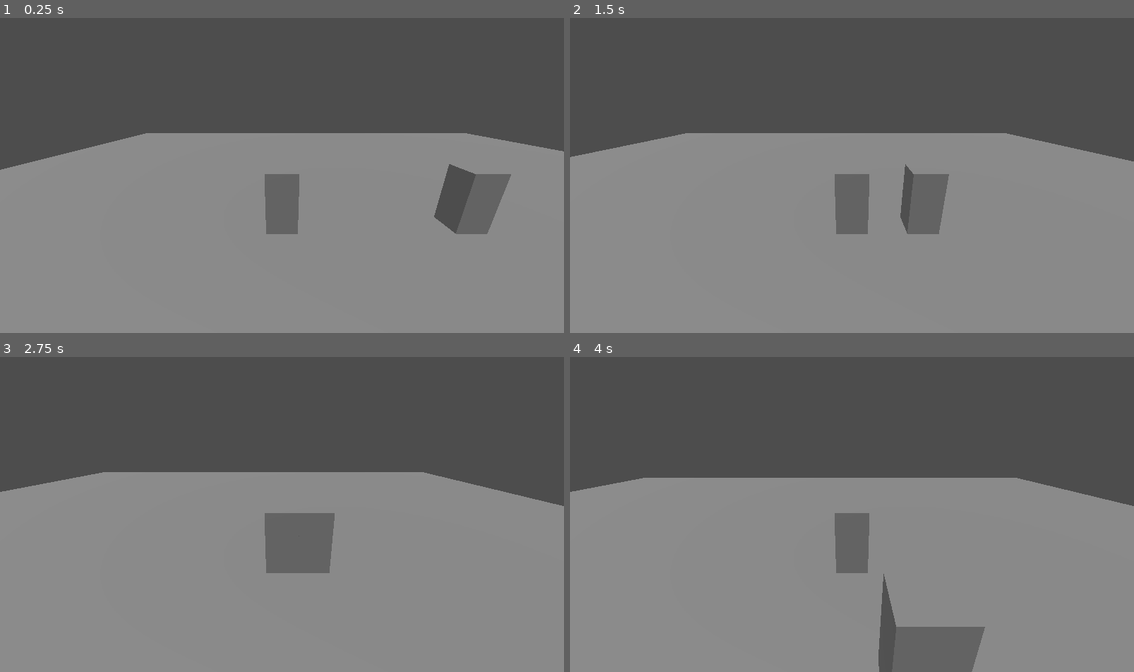
Above: before the commit, frames 1-4 (two rows, left to right).
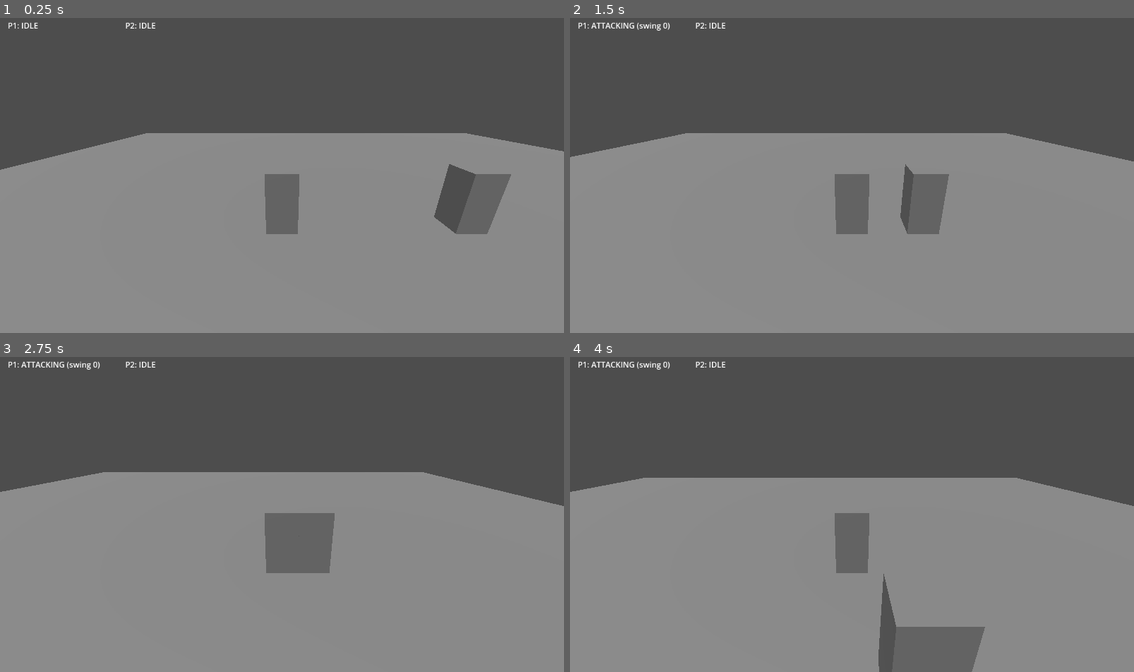
Above: after the commit, the same moments.

Repository: matkokrnic/cardsouls
Game: Godot game, scene res://src/main/main.tscn
Same seed, same stepped clock (60 frames per second), same inputs: the game is played once before the commit and once after it.
Inputs:
- Up to frame 1 (0.25 s): no input
- Up to frame 2 (1.5 s): tap Enter at 0.5 s; hold D (p1_move_right) 0.53-1.28 s; tap J (p1_attack) at 0.6, 1.35 s
- Up to frame 3 (2.75 s): tap Space at 2 s; hold D (p1_move_right) from 2.03 s (still down); tap Right (p2_move_right) at 2.1 s; tap J (p1_attack) at 2.3 s
- Up to frame 4 (4 s): tap Enter at 2.75 s; release D (p1_move_right) at 2.78 s; hold W (p1_move_up) 2.78-3.53 s; tap J (p1_attack) at 2.85, 3.6 s

The runs differ from the first frame. In frame 1, 0.1% of the frame differs, in the area x 1-28%, y 1-4%; in frame 2, 0.2%, in the area x 1-28%, y 1-5%; in frame 3, 0.2%; in frame 4, 0.2%.

Commit message:
1-3c: debug state overlay via the seam (first consumer, slot guard)
DebugStateOverlay (CanvasLayer, labels built in code, no scene edit) fed
EXCLUSIVELY by connect_hero_action_state_changed — per-slot callbacks, no
MatchState handle, no polling, no runner privates. State names decoded
from the HeroState.ActionState enum (no parallel string table); swing
counter derived purely from (previous, current): increment on the
ATTACKING -> ATTACKING chain self-transition, reset on any exit. The
Invariant.check slot guard (0 or 1, not a bare assert — X1) retires the
decision-log first-consumer obligation; before it, any slot != 0
silently mapped to p2. Live test test_debug_overlay observes ONLY
Label.text and derives press timing from the authored .tres via
BalanceTicks, so tuning reschedules instead of breaking it. Zero
src/state/ edits; test_determinism.gd untouched, golden unmoved.
FENCE: E2 builds the real HUD and consumes the seam — this overlay is
throwaway.

Co-Authored-By: Claude Fable 5 <noreply@anthropic.com>

Diff:
--- /dev/null
+++ b/src/main/debug_state_overlay.gd
@@ -0,0 +1,56 @@
+class_name DebugStateOverlay
+extends CanvasLayer
+
+## Story 1-3c: on-screen debug overlay showing each hero's current action state, fed
+## EXCLUSIVELY by the runner-wired action_state_changed seam (the D5 queued channel).
+## Everything displayed is derived from the signal's (previous, current) arguments alone —
+## no MatchState handle, no polling, no runner privates, no Input reads.
+##
+## FENCE (story 1-3c): E2 builds the real HUD. This overlay is a THROWAWAY debug tool and
+## may be deleted or replaced then — E2 stories must consume the seam
+## (match_runner.connect_hero_action_state_changed), never copy these internals.
+
+const _SLOT_COUNT := 2
+
+var _labels: Array[Label] = []
+## 0-based swing index per slot, derived purely from the transition stream: increments on
+## the ATTACKING -> ATTACKING self-transition, resets on any exit from ATTACKING. Mirrors
+## the chain_index contract (1-3) without ever reading it.
+var _swings: Array[int] = [0, 0]
+var _states: Array[HeroState.ActionState] = [HeroState.ActionState.IDLE, HeroState.ActionState.IDLE]
+
+
+func _init() -> void:
+	name = "DebugStateOverlay"
+
+
+func _ready() -> void:
+	for slot in range(_SLOT_COUNT):
+		var label := Label.new()
+		label.name = "P%dLabel" % (slot + 1)
+		label.position = Vector2(16.0 + 240.0 * slot, 8.0)
+		add_child(label)
+		_labels.append(label)
+		# Initialize to IDLE: the signal only fires on transitions, so the first frame must
+		# not wait for an emission to show something sane.
+		_refresh(slot)
+
+
+## Seam callback. The runner wires it per slot with
+## connect_hero_action_state_changed(slot, on_hero_transition.bind(slot)).
+func on_hero_transition(previous: HeroState.ActionState, current: HeroState.ActionState, slot: int) -> void:
+	if previous == HeroState.ActionState.ATTACKING and current == HeroState.ActionState.ATTACKING:
+		_swings[slot] += 1  # chain self-transition — made visibly distinguishable (AC 1)
+	elif previous == HeroState.ActionState.ATTACKING:
+		_swings[slot] = 0   # any exit from ATTACKING ends the sequence
+	_states[slot] = current
+	_refresh(slot)
+
+
+func _refresh(slot: int) -> void:
+	# Name decoded directly from the enum — no parallel string table to drift (story 1-3c).
+	var state_name: String = HeroState.ActionState.keys()[int(_states[slot])]
+	var text := "P%d: %s" % [slot + 1, state_name]
+	if _states[slot] == HeroState.ActionState.ATTACKING:
+		text += " (swing %d)" % _swings[slot]
+	_labels[slot].text = text
--- a/src/main/match_runner.gd
+++ b/src/main/match_runner.gd
@@ -45,6 +45,13 @@
 	var balance_config: BalanceConfig = BalanceConfigService.get_config()
 	Invariant.check(balance_config != null, "authored balance config missing at match start")
 	_match_state.apply_balance(balance_config)
+	# Story 1-3c: throwaway debug overlay (see its FENCE — E2 replaces it with the real
+	# HUD). Wired through the public seam below like any consumer; it receives per-slot
+	# callbacks only, never a state handle.
+	var overlay := DebugStateOverlay.new()
+	add_child(overlay)
+	connect_hero_action_state_changed(0, overlay.on_hero_transition.bind(0))
+	connect_hero_action_state_changed(1, overlay.on_hero_transition.bind(1))
 
 
 ## Read-only subscription seam (story 1-3b): consumers (HUD, integration tests) observe
@@ -52,6 +59,10 @@
 ## channel, drained by the runner after advance(). The runner wires the subscription so no
 ## consumer ever holds a MatchState handle. slot: 0 = P1, 1 = P2.
 func connect_hero_action_state_changed(slot: int, callback: Callable) -> void:
+	# Slot guard (story 1-3c — retires the decision-log first-consumer obligation).
+	# Invariant.check, NOT a bare assert: a bare assert strips in export builds (X1).
+	# Before this guard, any slot != 0 silently mapped to p2.
+	Invariant.check(slot == 0 or slot == 1, "hero slot must be 0 or 1, got %d" % slot)
 	var player: PlayerState = _match_state.p1 if slot == 0 else _match_state.p2
 	player.hero.action_state_changed.connect(callback)
 
--- /dev/null
+++ b/test/integration/test_debug_overlay.gd
@@ -0,0 +1,80 @@
+extends SceneTree
+
+## Story 1-3c: the debug overlay tracks hero action states in the real scene, end to end
+## through the seam: press -> KeyboardController -> advance -> queued action_state_changed
+## -> runner drain -> overlay label. The test observes ONLY the overlay's Label.text (its
+## output) — never state, never runner privates; reading the label each frame is the test
+## watching the screen, not the overlay polling.
+##
+## Press timing is DERIVED from the authored balance .tres (via BalanceTicks), so tuning
+## durations reschedules the test instead of breaking it. Assumption: the authored chain
+## window covers at least the first ~3 recovery ticks (currently 30 ticks; the 1-3b audit
+## guarantees >= 1).
+##
+## Run: godot --headless --path . --script res://test/integration/test_debug_overlay.gd
+## (read ${PIPESTATUS[0]} / set -o pipefail so grep can't mask the exit code.)
+
+const PRESS1_FRAME := 5
+
+var _p1_label: Label
+var _p2_label: Label
+var _frames := 0
+var _press2_frame := 0
+var _swing_ticks := 0
+var _deadline := 0
+
+var _init_idle_ok := false
+var _saw_swing_0 := false
+var _saw_swing_1 := false
+var _p2_stayed_idle := true
+
+
+func _initialize() -> void:
+	var scene: PackedScene = load("res://src/main/main.tscn")
+	root.add_child(scene.instantiate())
+	var config: BalanceConfig = load("res://data/balance/balance_config.tres")
+	var ticks := BalanceTicks.from_config(config)
+	# Recovery (and the chain window) opens windup+active ticks after attack entry; press
+	# the chain attack 2 ticks into it. One full swing is windup+active+recovery ticks.
+	_press2_frame = PRESS1_FRAME + ticks.attack_windup_ticks + ticks.attack_active_ticks + 2
+	_swing_ticks = ticks.attack_windup_ticks + ticks.attack_active_ticks + ticks.attack_recovery_ticks
+	_deadline = _press2_frame + _swing_ticks + 60
+
+
+func _physics_process(_delta: float) -> bool:
+	_frames += 1
+	# Labels are created by the overlay's _ready, which fires once the main loop starts.
+	if _frames == 1:
+		_p1_label = root.get_node_or_null("Main/DebugStateOverlay/P1Label")
+		_p2_label = root.get_node_or_null("Main/DebugStateOverlay/P2Label")
+		if _p1_label == null or _p2_label == null:
+			# Fail FAST and clean — a silent per-frame error loop would hang the harness.
+			print("overlay labels not found in the scene tree")
+			print("RESULT: FAIL")
+			quit(1)
+			return false
+	if _frames == 2:
+		# Before any press: labels initialized to IDLE without waiting for a signal.
+		_init_idle_ok = _p1_label.text == "P1: IDLE" and _p2_label.text == "P2: IDLE"
+	if _frames == PRESS1_FRAME:
+		Input.action_press(&"p1_attack")
+	if _frames == PRESS1_FRAME + 2:
+		Input.action_release(&"p1_attack")
+	if _frames == _press2_frame:
+		Input.action_press(&"p1_attack")  # lands in recovery, inside the chain window
+	if _frames == _press2_frame + 2:
+		Input.action_release(&"p1_attack")
+	if _p1_label.text == "P1: ATTACKING (swing 0)":
+		_saw_swing_0 = true
+	if _p1_label.text == "P1: ATTACKING (swing 1)":
+		_saw_swing_1 = true
+	if _p2_label.text != "P2: IDLE":
+		_p2_stayed_idle = false
+	var back_to_idle: bool = _saw_swing_1 and _p1_label.text == "P1: IDLE"
+	if back_to_idle or _frames >= _deadline:
+		var ok: bool = _init_idle_ok and _saw_swing_0 and _saw_swing_1 and back_to_idle and _p2_stayed_idle
+		print("overlay: init_idle=%s swing0=%s swing1=%s reset_to_idle=%s p2_idle=%s (frames=%d)" % [
+			_init_idle_ok, _saw_swing_0, _saw_swing_1, back_to_idle, _p2_stayed_idle, _frames])
+		print("RESULT: %s" % ("PASS" if ok else "FAIL"))
+		quit(0 if ok else 1)
+	return false
Not shown, added: src/main/debug_state_overlay.gd.uid
Not shown, added: test/integration/test_debug_overlay.gd.uid
